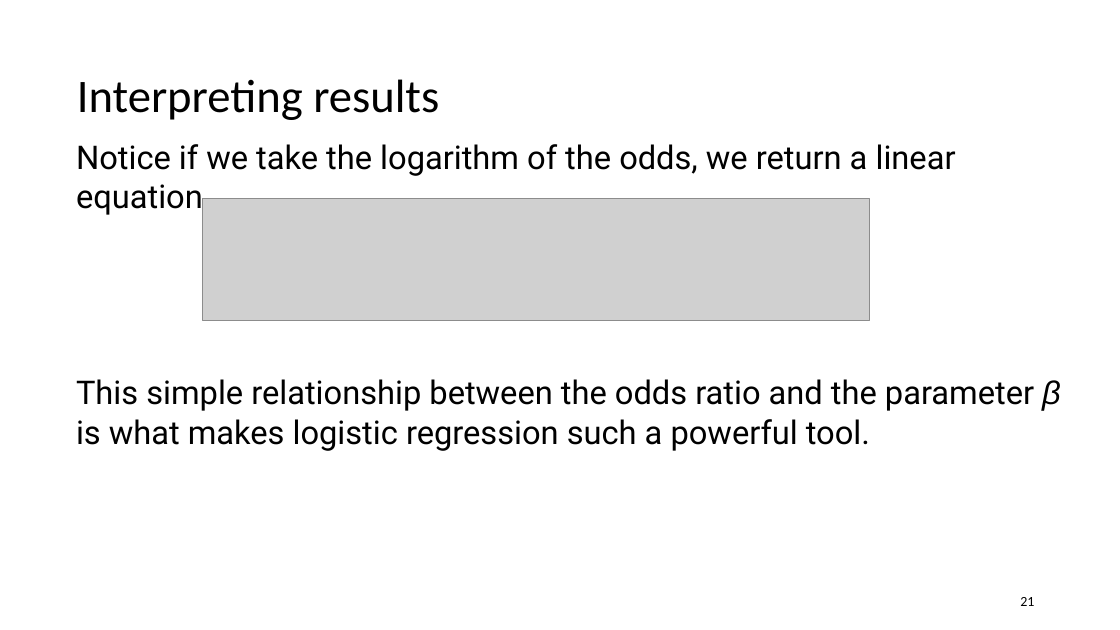
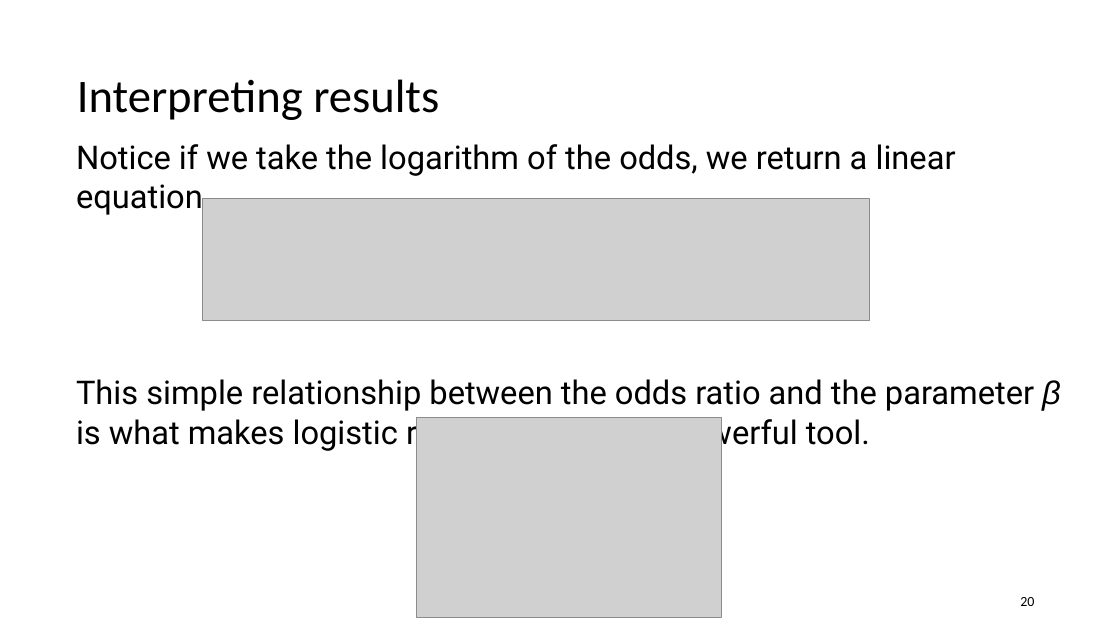
Before and after one commit to jayurbain/DataScienceIntro, a slide deck: slide 20 of slides/09_logistic_regression_classification.pptx (slide 21 before the commit). Drawn at 1120x630 pixels with LibreOffice and Linux fonts; fonts in the diff are those of the drawing; grey boxes stand for pictures. Boxes give left, top, right and bottom in pixels: in the first picture for what was removed or moved away, otherwise in the second. Text is boxed around its words. In the diff, an @@ line names an element or a change of style, - is before the commit and + after.

```diff
--- a/slides/09_logistic_regression_classification.pptx
+++ b/slides/09_logistic_regression_classification.pptx
@@ picture added at [417,418,723,618] @@
@@ page number at [1020,597,1034,606]: text changed @@
-21
+20
```
Also in this commit, not shown: 2 other slides changed, 1 slide removed, 1 other file.
